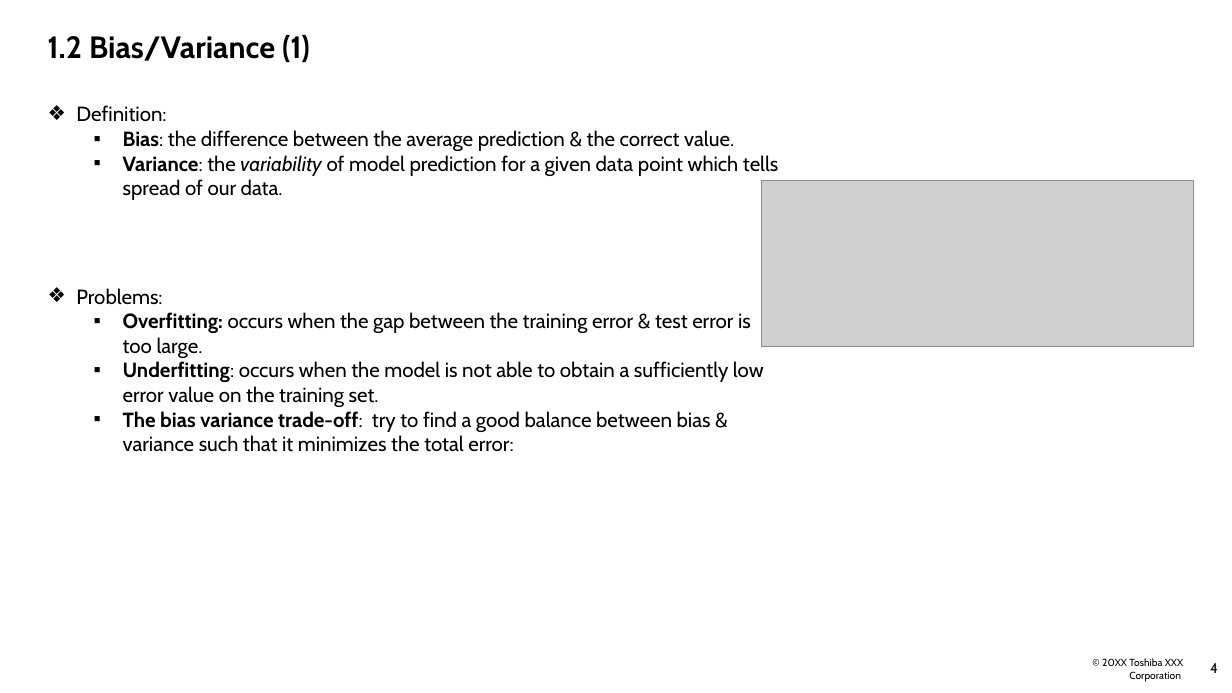
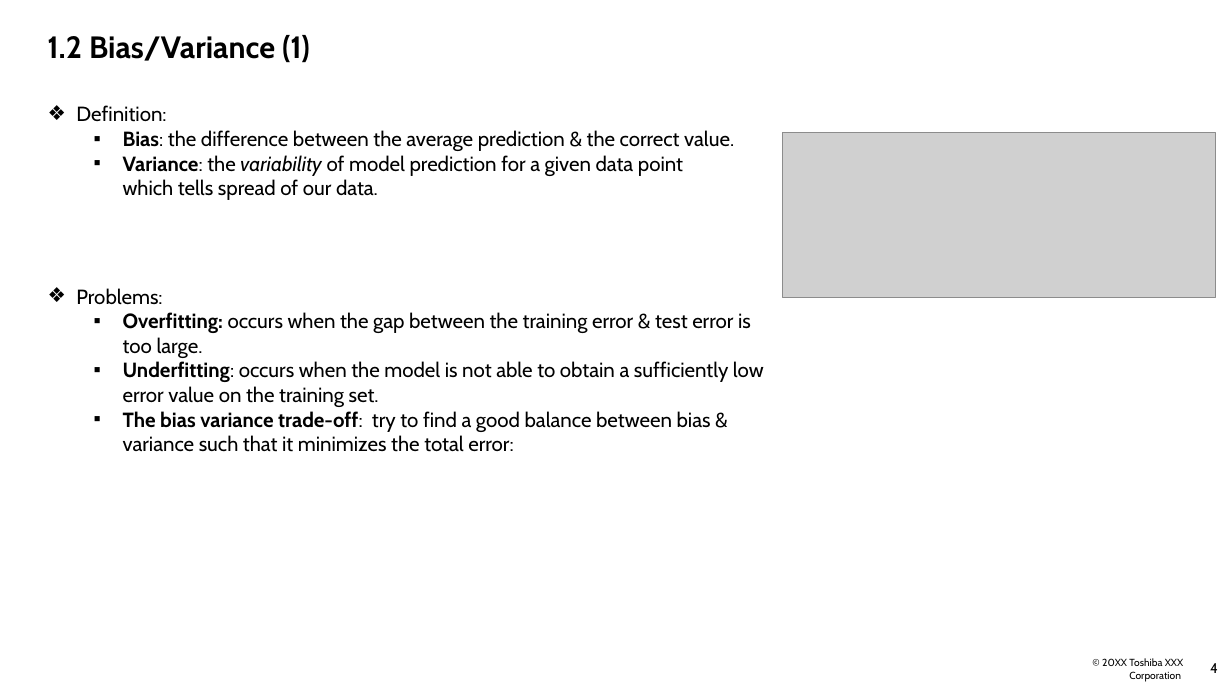
Before and after one commit to Doan-Nguyen/Coursera, a slide deck: slide 5 of Improving Deep Neural Network - Report - Course 2.pptx. Drawn at 1232x693 pixels with LibreOffice and Linux fonts; fonts in the diff are those of the drawing; grey boxes stand for pictures; background and template pictures are left out. Boxes give left, top, right and bottom in pixels: in the first picture for what was removed or moved away, otherwise in the second. Text is boxed around its words. In the diff, an @@ line names an element or a change of style, - is before the commit and + after.

```diff
--- a/Improving Deep Neural Network - Report - Course 2.pptx
+++ b/Improving Deep Neural Network - Report - Course 2.pptx
@@ text "Definition:" rewrapped from [76,105,778,200] to [76,105,734,200] @@
@@ picture: place and size @@
-picture at [762,181,1194,347]
+picture at [783,132,1215,298]
```
Also in this commit, not shown: 1 other slide changed, 3 slides added.
